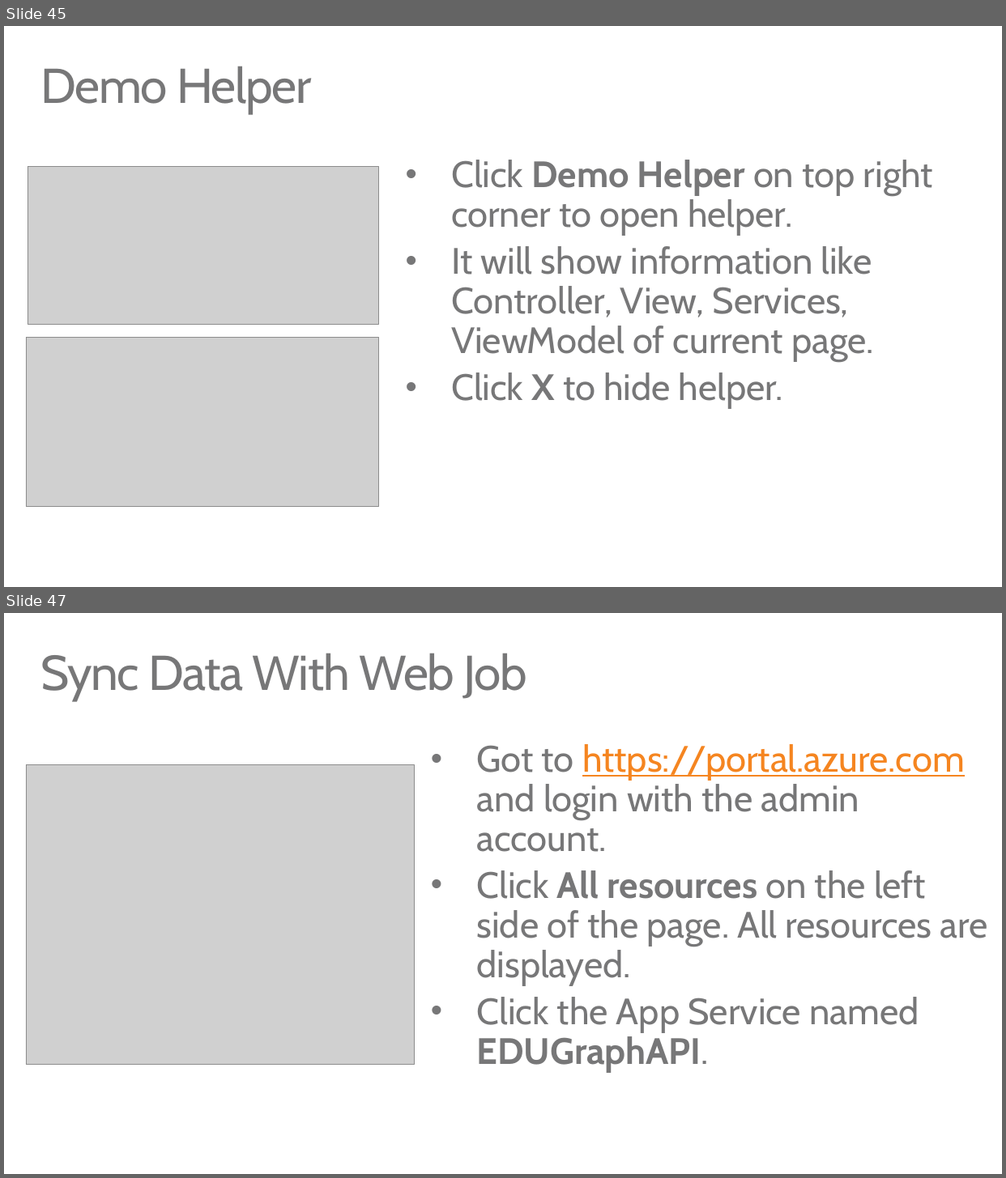
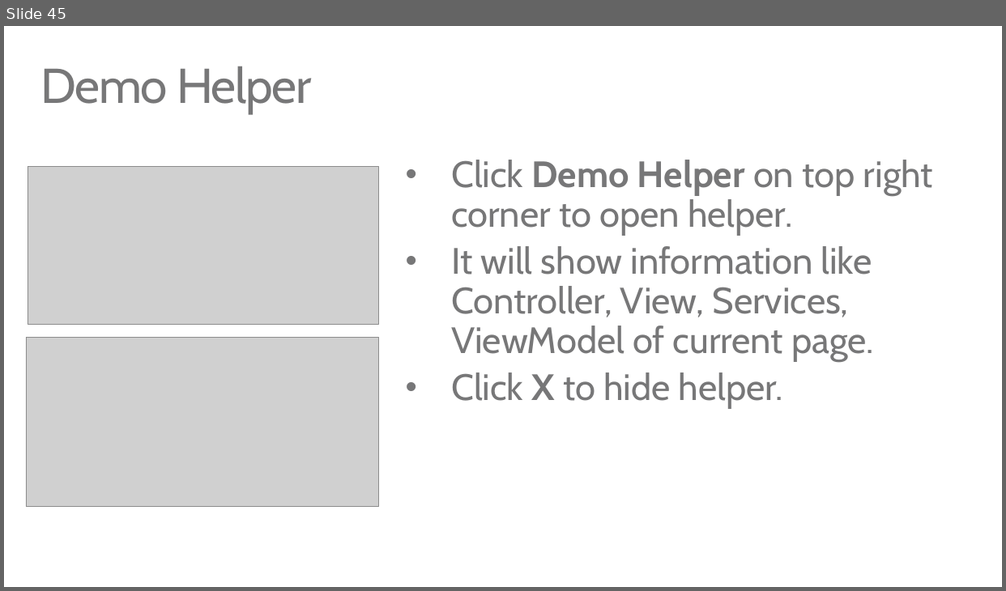
Before and after one commit to TylerLu/EDUGraphAPI-PHP, a slide deck: EDU GRAPH-API Demo Script.pptx. Shown one above the other, each under a label of ours: slides 45 and 47 before the commit, slide 45 after it; the slides between them are not shown. The pictures are 1006x1178 and 1006x591 pixels, drawn with LibreOffice and Linux fonts; fonts in the diff are those of the drawing; grey boxes stand for pictures. Boxes give left, top, right and bottom in pixels: in the first picture for what was removed or moved away, otherwise in the second. Text is boxed around its words. In the diff, an @@ line names an element or a change of style, - is before the commit and + after.

```diff
--- a/EDU GRAPH-API Demo Script.pptx
+++ b/EDU GRAPH-API Demo Script.pptx
@@ slide 47 removed at bbox=[4, 613, 1002, 1174], background #FFFFFF @@
@@ title removed at bbox=[40, 653, 527, 701] @@
-Sync Data With Web Job
@@ text removed at bbox=[477, 744, 988, 1072] @@
-• Got to https://portal.azure.com and login with the admin account.
-• Click All resources on the left side of the page. All resources are displayed.
-• Click the App Service named EDUGraphAPI.
@@ picture removed at bbox=[26, 765, 414, 1064] @@
```
Also in this commit, not shown: 7 other slides removed.
